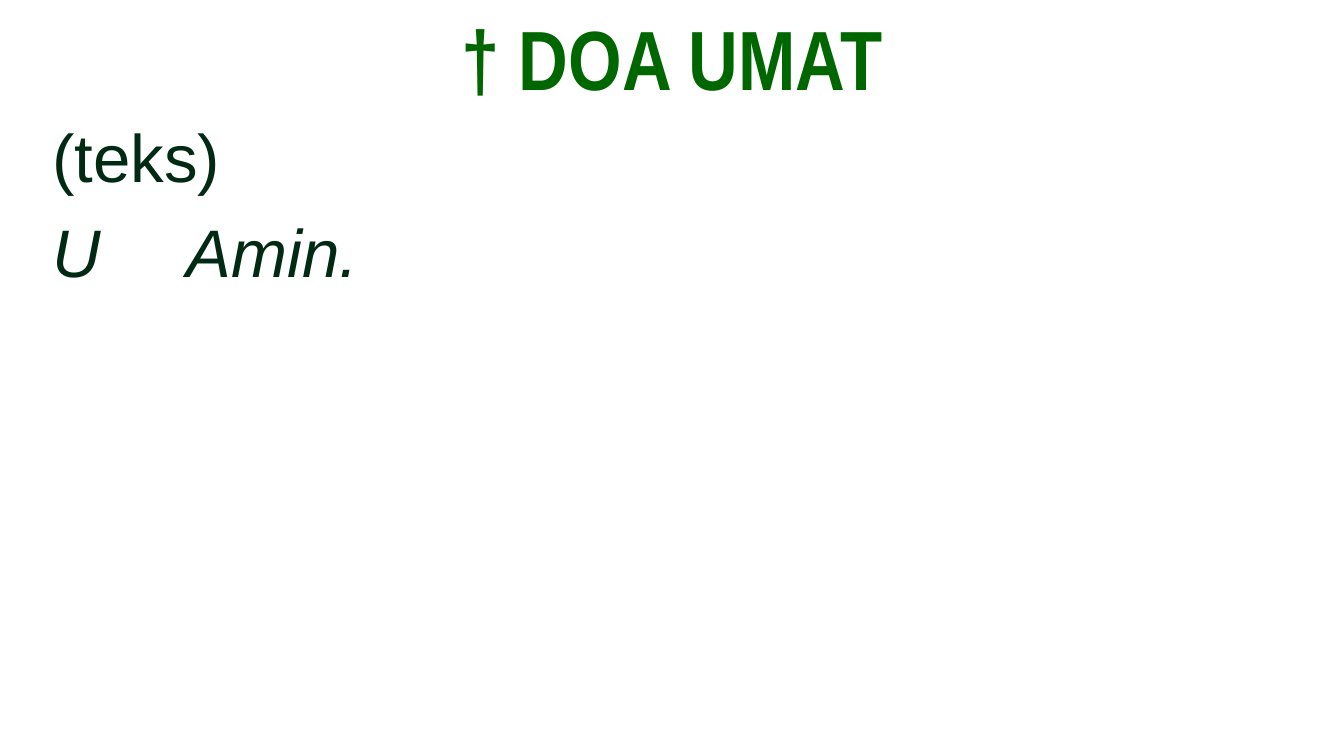
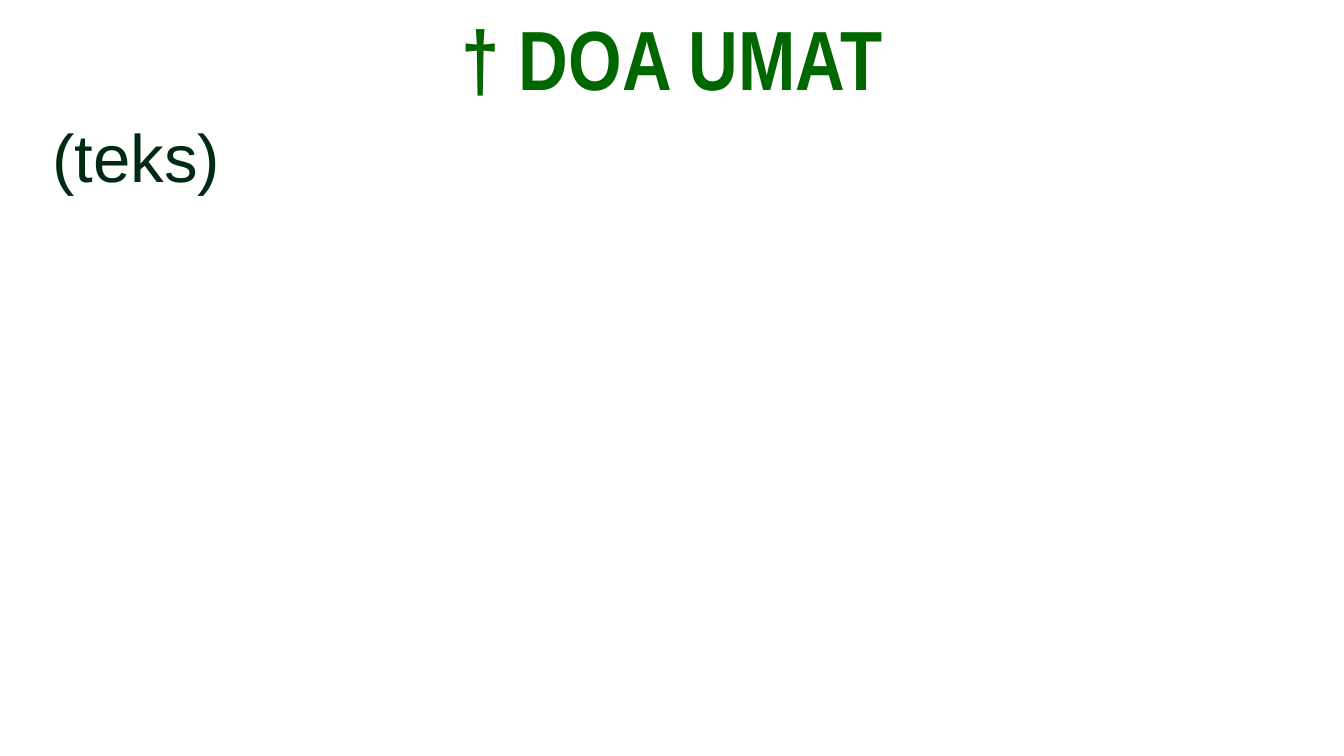
Before and after one commit to JasonEvan/Mikael-PPT-Maker, a slide deck: slide 90 of app/template/Template_PPT_OBS_Hijau.pptx. Drawn at 1344x756 pixels with LibreOffice and Linux fonts; fonts in the diff are those of the drawing; background and template pictures are left out. Boxes give left, top, right and bottom in pixels: in the first picture for what was removed or moved away, otherwise in the second. Text is boxed around its words. In the diff, an @@ line names an element or a change of style, - is before the commit and + after.

Commit message:
chore: change OBS Hijau PPTX template

```diff
--- a/app/template/Template_PPT_OBS_Hijau.pptx
+++ b/app/template/Template_PPT_OBS_Hijau.pptx
@@ text at [52, 228, 359, 278]: paragraph removed @@
-U Amin.
```
